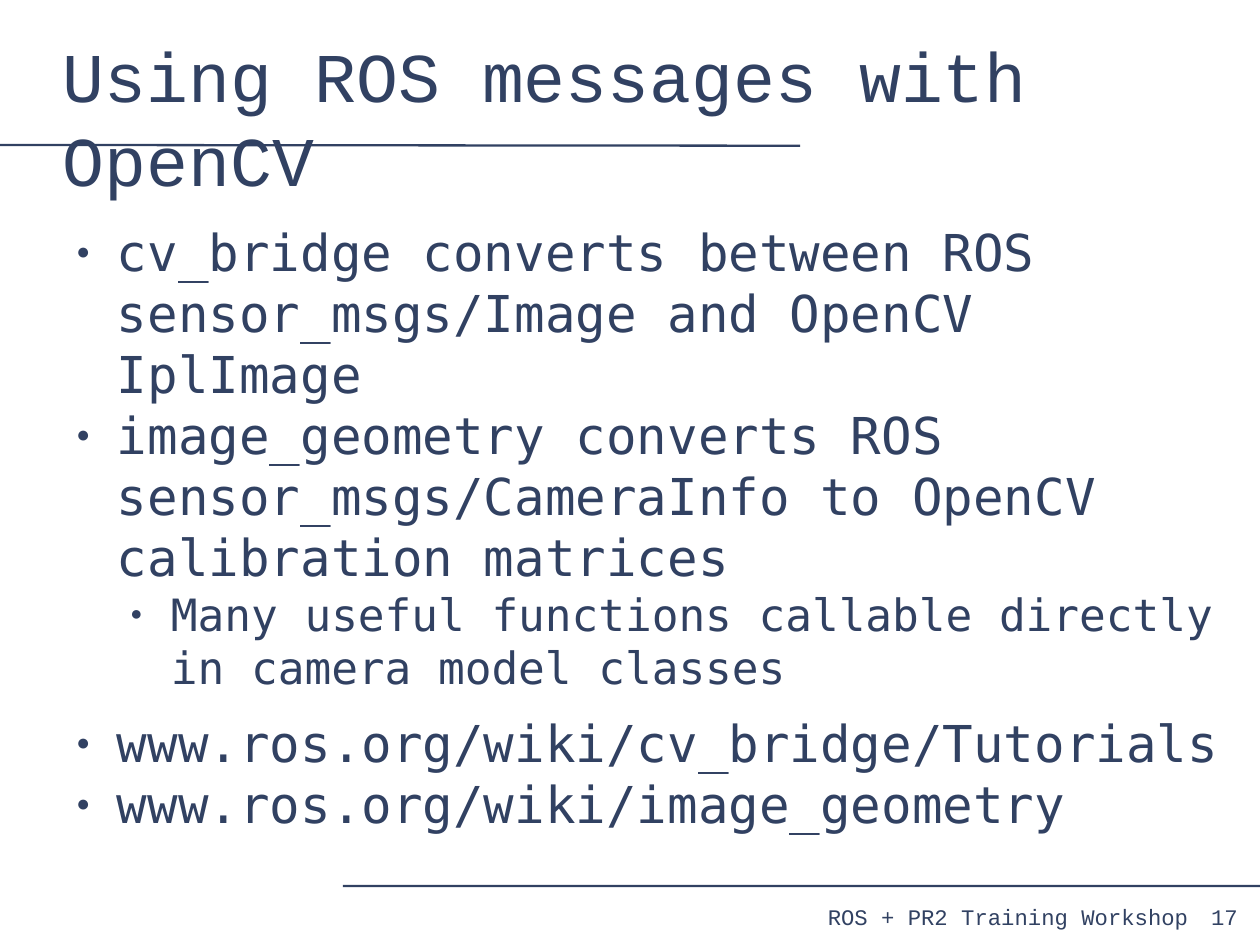
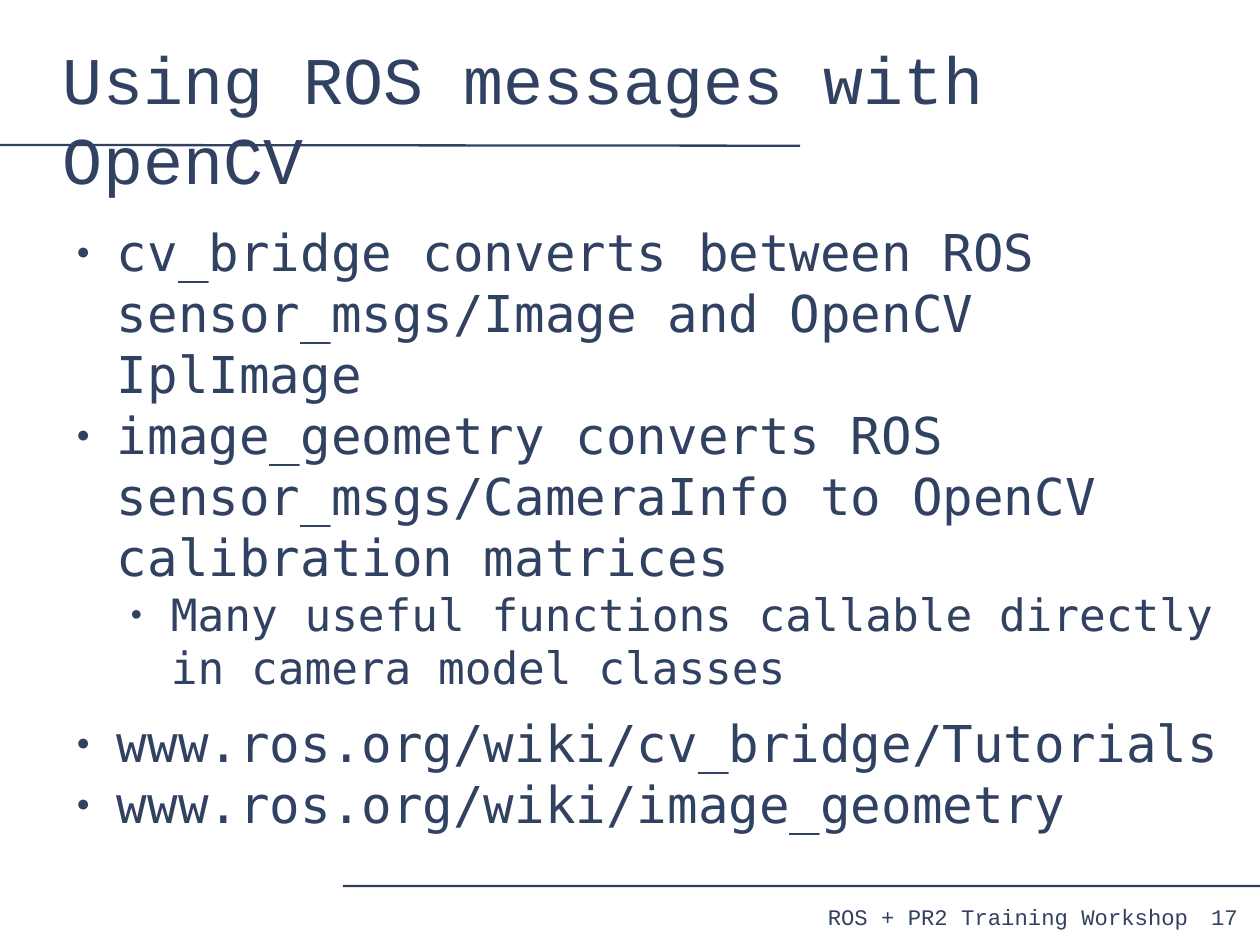
Before and after one commit to PR2/pr2_docs, a slide deck: slide 17 of pr2_training_workshop/processing_camera_data/slides.odp. Drawn at 1260x945 pixels with LibreOffice and Linux fonts; fonts in the diff are those of the drawing. Boxes give left, top, right and bottom in pixels: in the first picture for what was removed or moved away, otherwise in the second. Text is boxed around its words. In the diff, an @@ line names an element or a change of style, - is before the commit and + after.

Commit message:
processing_camera_data: Made title fit on slide 17.

```diff
--- a/pr2_training_workshop/processing_camera_data/slides.odp
+++ b/pr2_training_workshop/processing_camera_data/slides.odp
@@ title "Using ROS messages with OpenCV" at box(63, 56, 983, 198): size 44 to 42 pt @@
```
